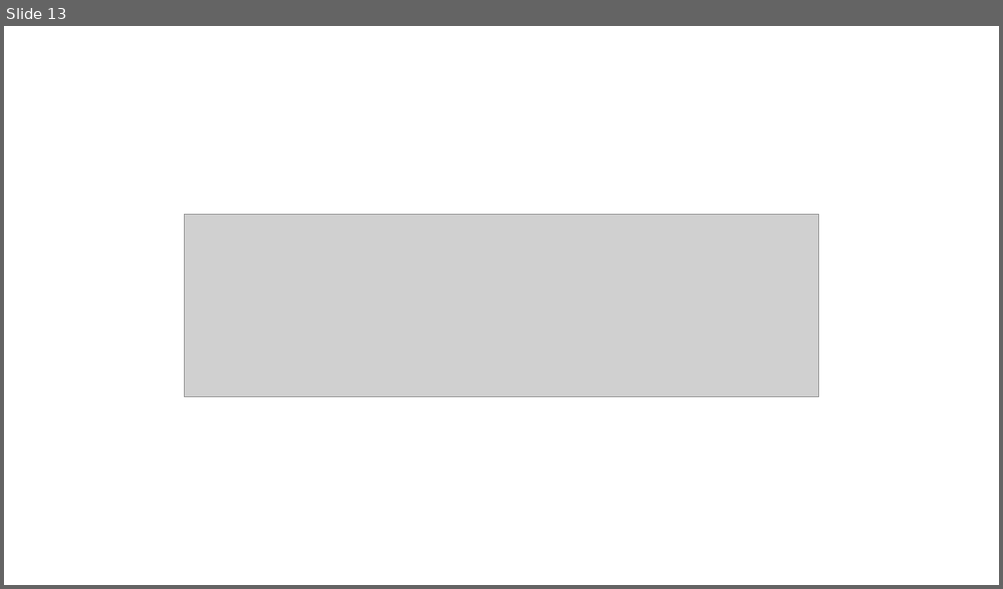
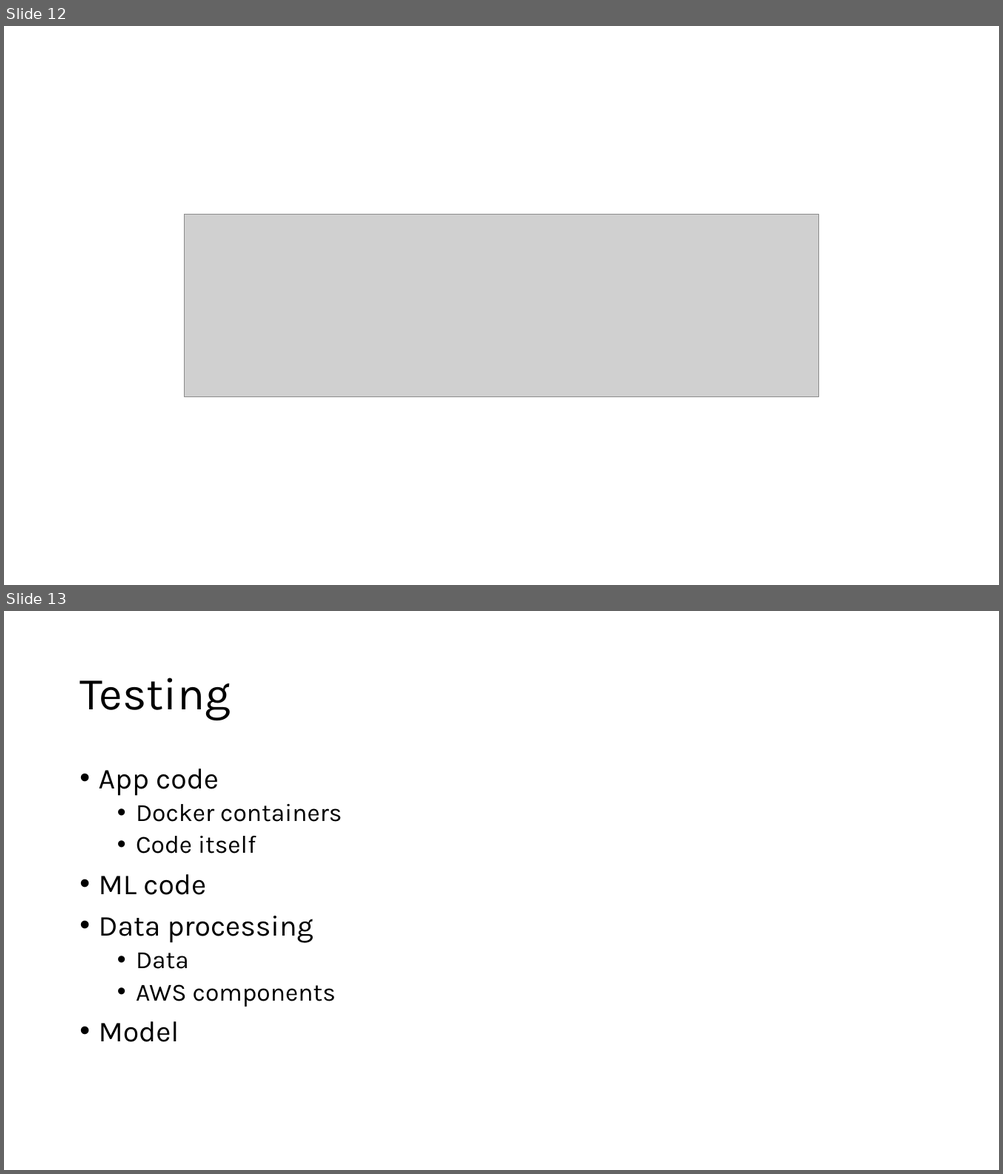
Before and after one commit to ziyu-toh/hdb-resale-prediction, a slide deck: docs/Architecture Overview.pptx. Shown one above the other, each under a label of ours: slide 13 before the commit, slides 12 and 13 after it. The pictures are 1003x589 and 1003x1174 pixels, drawn with LibreOffice and Linux fonts; fonts in the diff are those of the drawing; grey boxes stand for pictures. Boxes give left, top, right and bottom in pixels: in the first picture for what was removed or moved away, otherwise in the second. Text is boxed around its words. In the diff, an @@ line names an element or a change of style, - is before the commit and + after.

```diff
--- a/docs/Architecture Overview.pptx
+++ b/docs/Architecture Overview.pptx
@@ slide 13 added at [4,611,999,1170], background #FFFFFF @@
@@ title added at [79,678,230,721], 44 pt, text #000000 @@
+Testing
@@ text added at [99,769,341,1042], 24 pt, text #000000 @@
+• App code
+  • Docker containers
+  • Code itself
+• ML code
+• Data processing
+  • Data
+  • AWS components
+• Model
@@ what was slide 13 is now slide 12 @@
```
Also in this commit, not shown: 5 slides changed, 1 other slide added, 1 other file.
